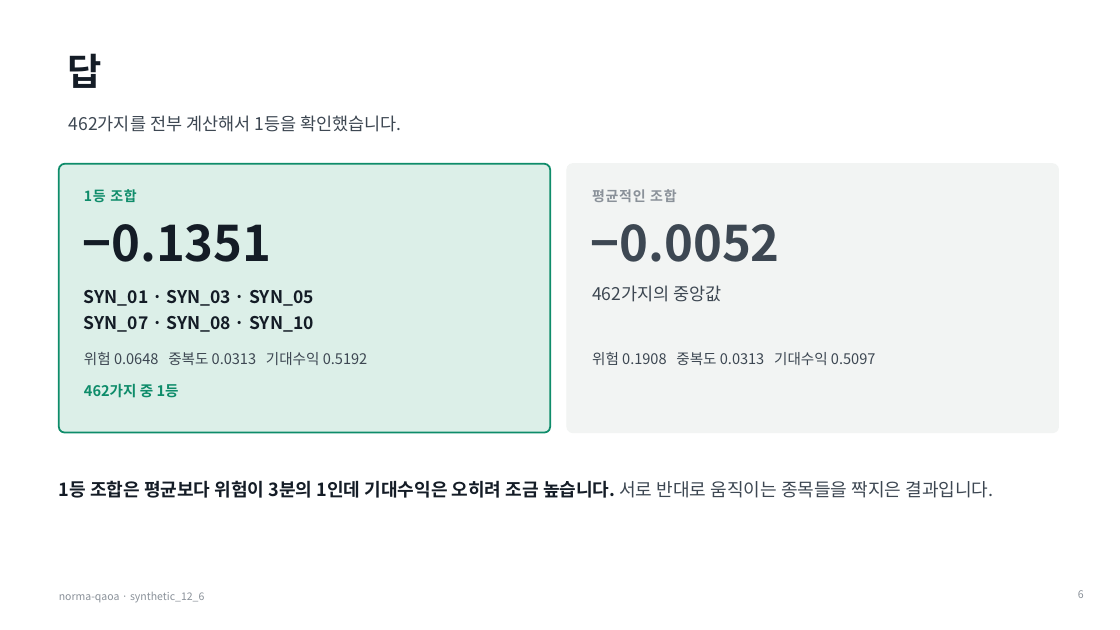
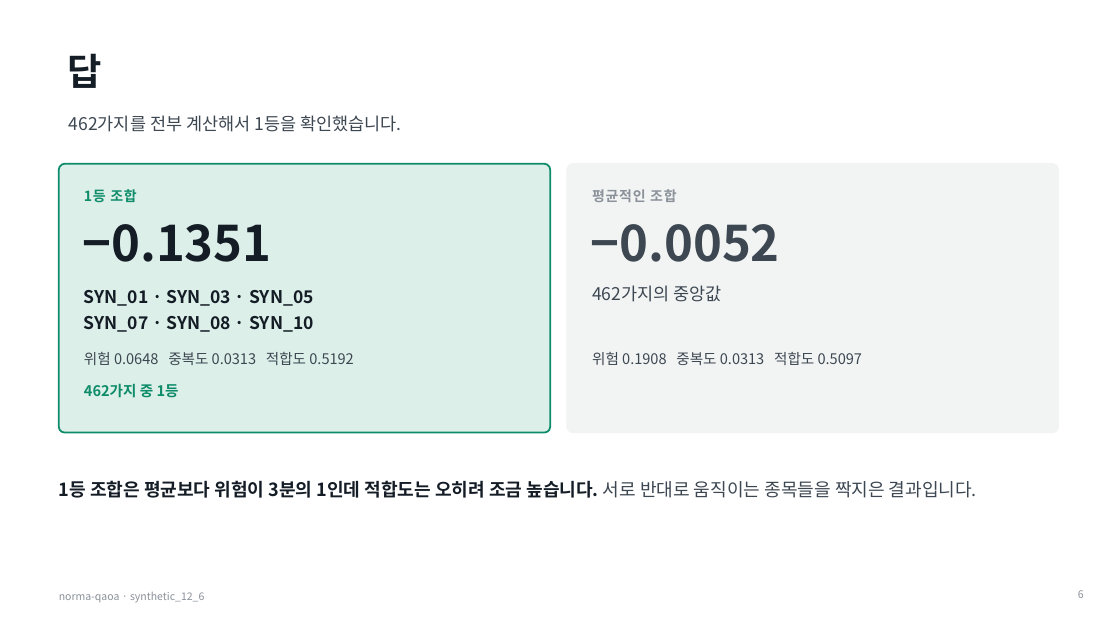
Before and after one commit to 202155570/norma-qaoa, a slide deck: slide 6 of docs/qaoa_measurement_briefing.pptx. Drawn at 1120x630 pixels with LibreOffice and Linux fonts; fonts in the diff are those of the drawing. Boxes give left, top, right and bottom in pixels: in the first picture for what was removed or moved away, otherwise in the second. Text is boxed around its words. In the diff, an @@ line names an element or a change of style, - is before the commit and + after.

```diff
--- a/docs/qaoa_measurement_briefing.pptx
+++ b/docs/qaoa_measurement_briefing.pptx
@@ text at <box>84,352,353,365</box>: text changed @@
-위험 0.0648 중복도 0.0313 기대수익 0.5192
+위험 0.0648 중복도 0.0313 적합도 0.5192
@@ text at <box>592,352,862,365</box>: text changed @@
-위험 0.1908 중복도 0.0313 기대수익 0.5097
+위험 0.1908 중복도 0.0313 적합도 0.5097
@@ text at <box>59,480,977,498</box>: text changed @@
-1등 조합은 평균보다 위험이 3분의 1인데 기대수익은 오히려 조금 높습니다. 서로 반대로 움직이는 종목들을 짝지은 결과입니다.
+1등 조합은 평균보다 위험이 3분의 1인데 적합도는 오히려 조금 높습니다. 서로 반대로 움직이는 종목들을 짝지은 결과입니다.
```
Also in this commit, not shown: 4 other slides changed, 2 other files.
